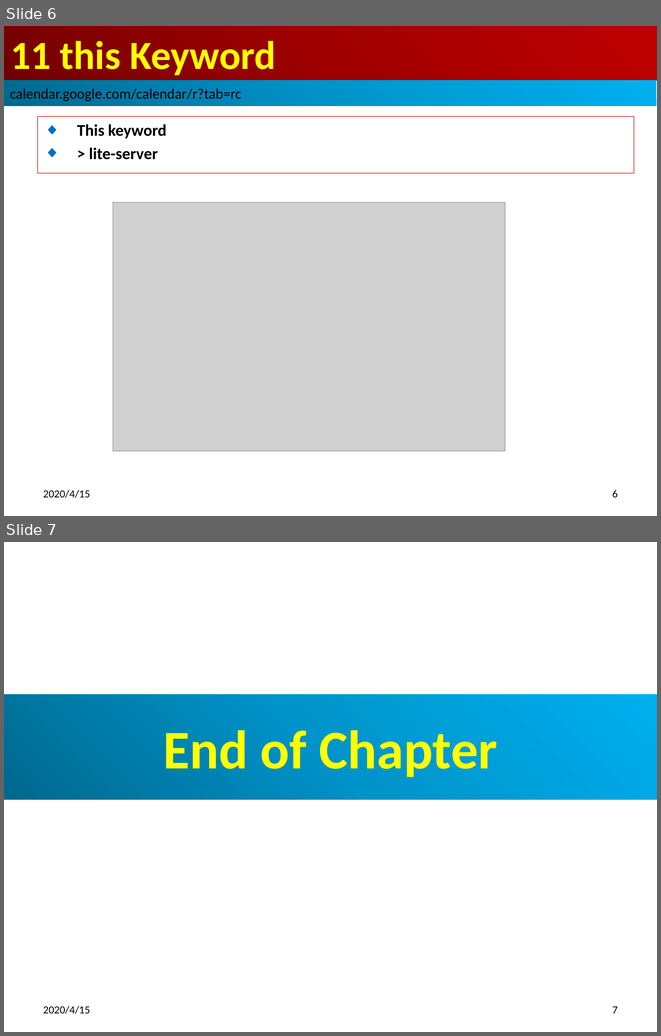
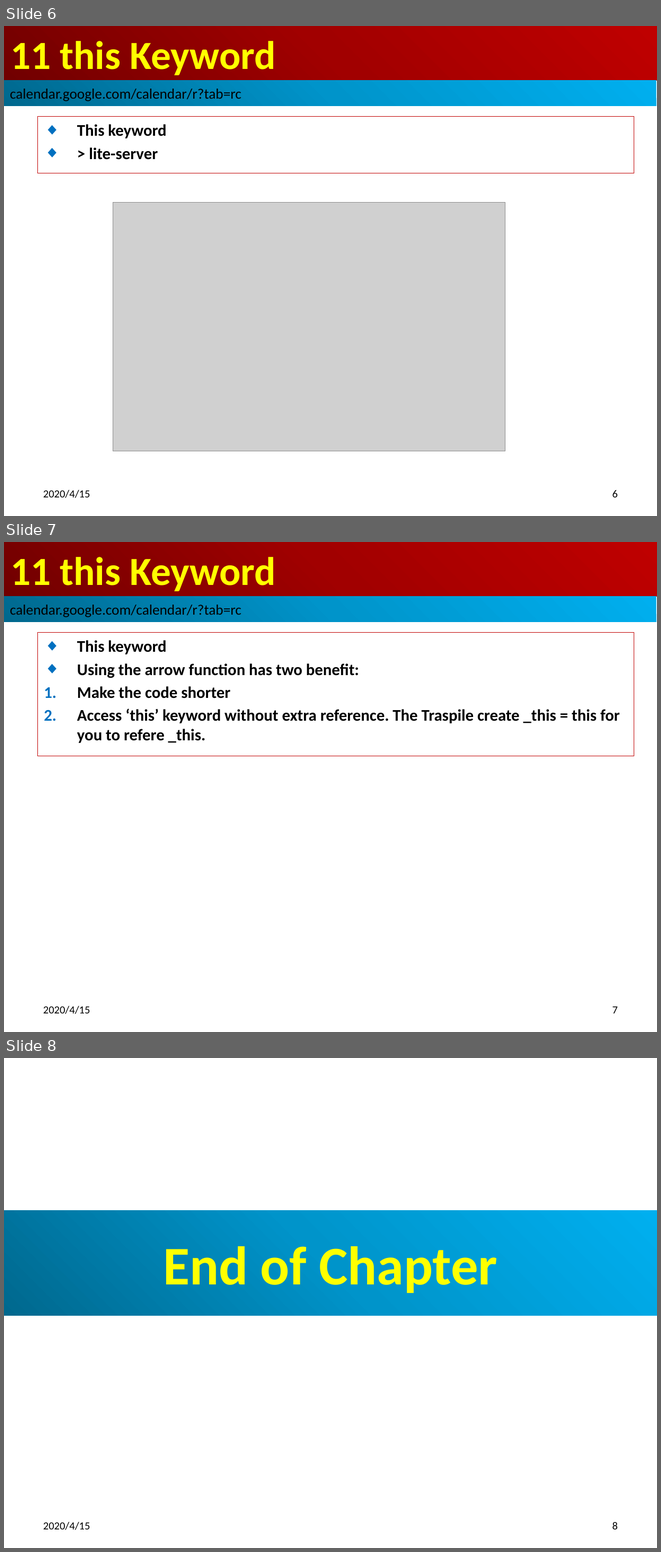
Before and after one commit to peterhchen/600_ES6, a slide deck: 11_thisKeyword.pptx. Shown one above the other, each under a label of ours: slides 6 and 7 before the commit, slides 6, 7 and 8 after it. The pictures are 661x1036 and 661x1552 pixels, drawn with LibreOffice and Linux fonts; fonts in the diff are those of the drawing; grey boxes stand for pictures. Boxes give left, top, right and bottom in pixels: in the first picture for what was removed or moved away, otherwise in the second. Text is boxed around its words. In the diff, an @@ line names an element or a change of style, - is before the commit and + after.

```diff
--- a/11_thisKeyword.pptx
+++ b/11_thisKeyword.pptx
@@ slide 7 added at (4,542,657,1032), background #FFFFFF @@
@@ title added at (4,542,657,597), fill gradient #720000 to #A20000 to #C00000, 44 pt, text #FFFF00, bold @@
+11 this Keyword
@@ rectangle added at (4,596,656,622), fill gradient #00688E to #0094CA to #00B0F0, 16 pt, text #000000 @@
+calendar.google.com/calendar/r?tab=rc
@@ subtitle added at (37,633,634,756), outline #C00000 0.75 pt, 18 pt, text #000000, bold @@
+◆ This keyword
+◆ Using the arrow function has two benefit:
+1. Make the code shorter
+2. Access ‘this’ keyword without extra reference. The Traspile create _this = this for you to refere _this.
@@ text added at (43,1005,90,1014), 12 pt, text #000000 @@
+2020/4/15
@@ page number added at (612,1006,618,1013), 12 pt, text #000000 @@
+7
@@ what was slide 7 is now slide 8 @@
@@ page number at (612,1522,618,1529): text changed @@
-7
+8
```
